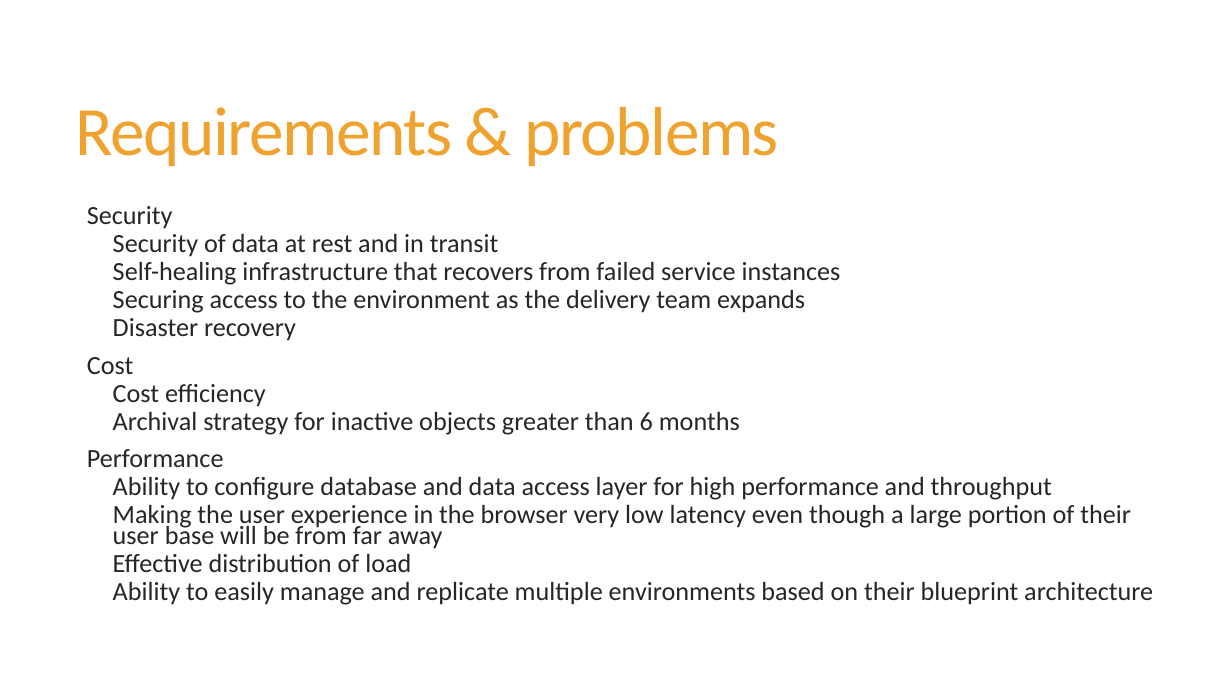
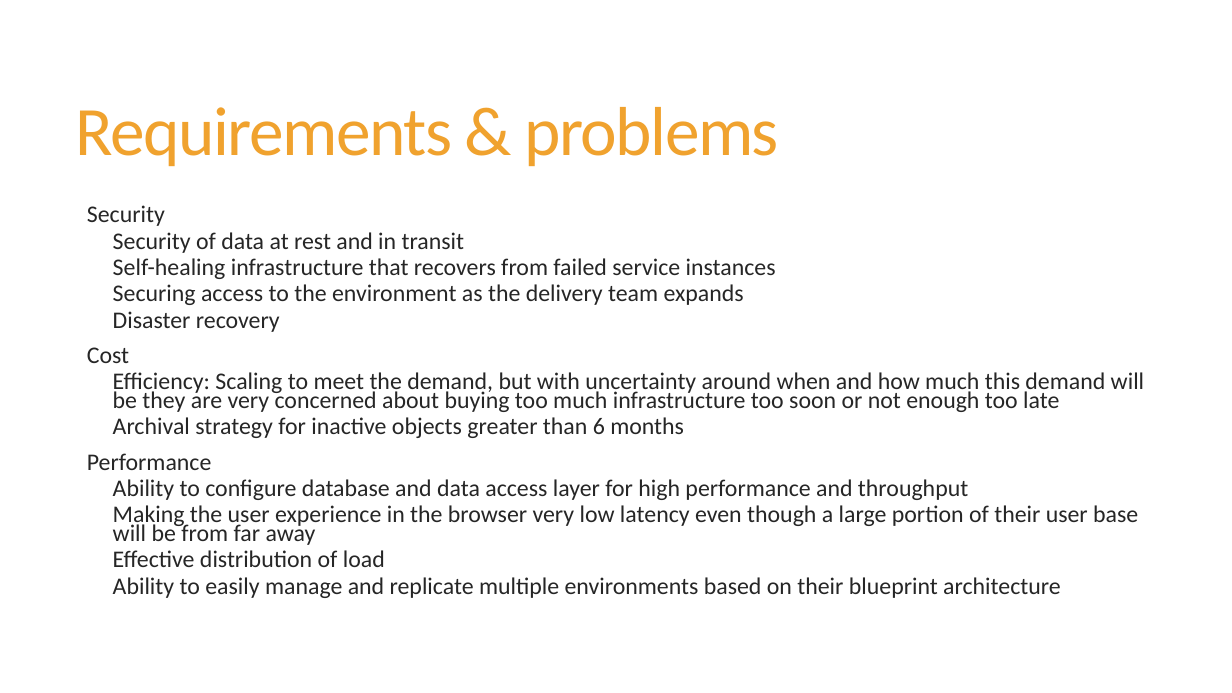
Before and after one commit to damoco/aws-interview-assignment2, a slide deck: slide 3 of Assignment #2 - proposal.pptx. Drawn at 1232x693 pixels with LibreOffice and Linux fonts; fonts in the diff are those of the drawing. Boxes give left, top, right and bottom in pixels: in the first picture for what was removed or moved away, otherwise in the second. Text is boxed around its words. In the diff, an @@ line names an element or a change of style, - is before the commit and + after.

```diff
--- a/Assignment #2 - proposal.pptx
+++ b/Assignment #2 - proposal.pptx
@@ text at [87, 205, 1138, 598]: size 20.4 to 18.6 pt in "Security", "Security of data at rest and in ...", "Self-healing infrastructure that recovers from failed servic ...", "Securing access to the environment as the ..." and 8 more places @@
@@ text at [113, 372, 1144, 412]: text changed; size 20.4 to 18.6 pt @@
-    Cost efficiency
+    Efficiency: Scaling to meet the demand, but with uncertainty around when and how much this demand will be they are very concerned about buying too much infrastructure too soon or not enough too late
```
Also in this commit, not shown: 1 other slide changed, 2 slides added, 1 slide removed, 1 other file.
